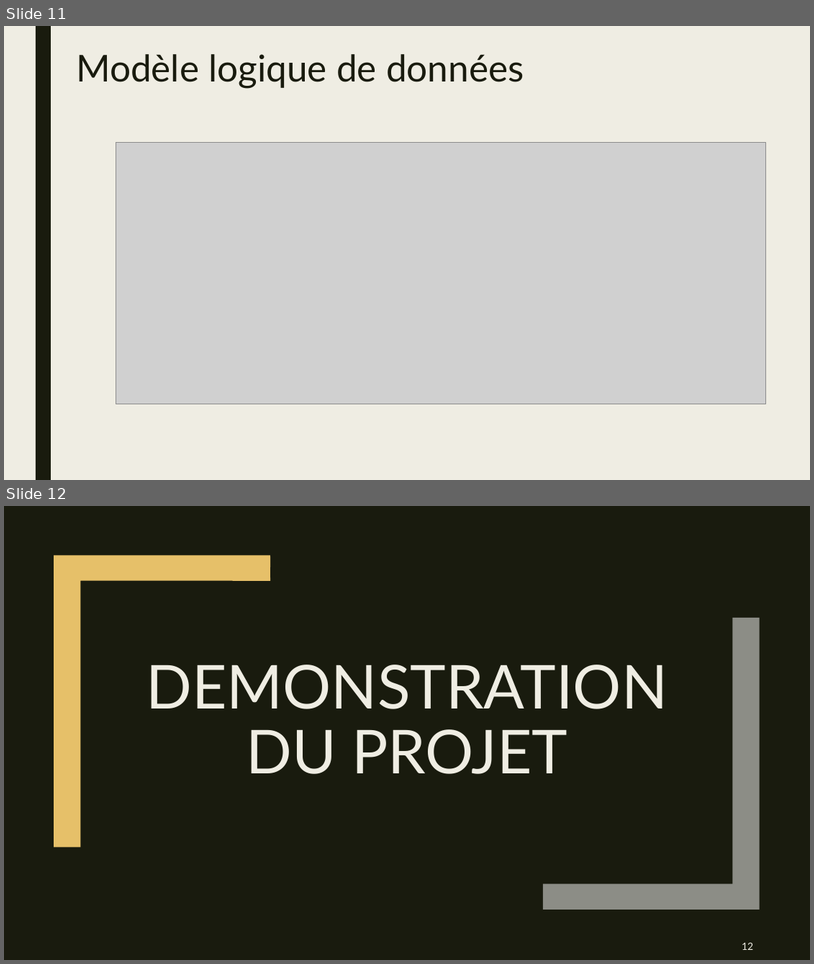
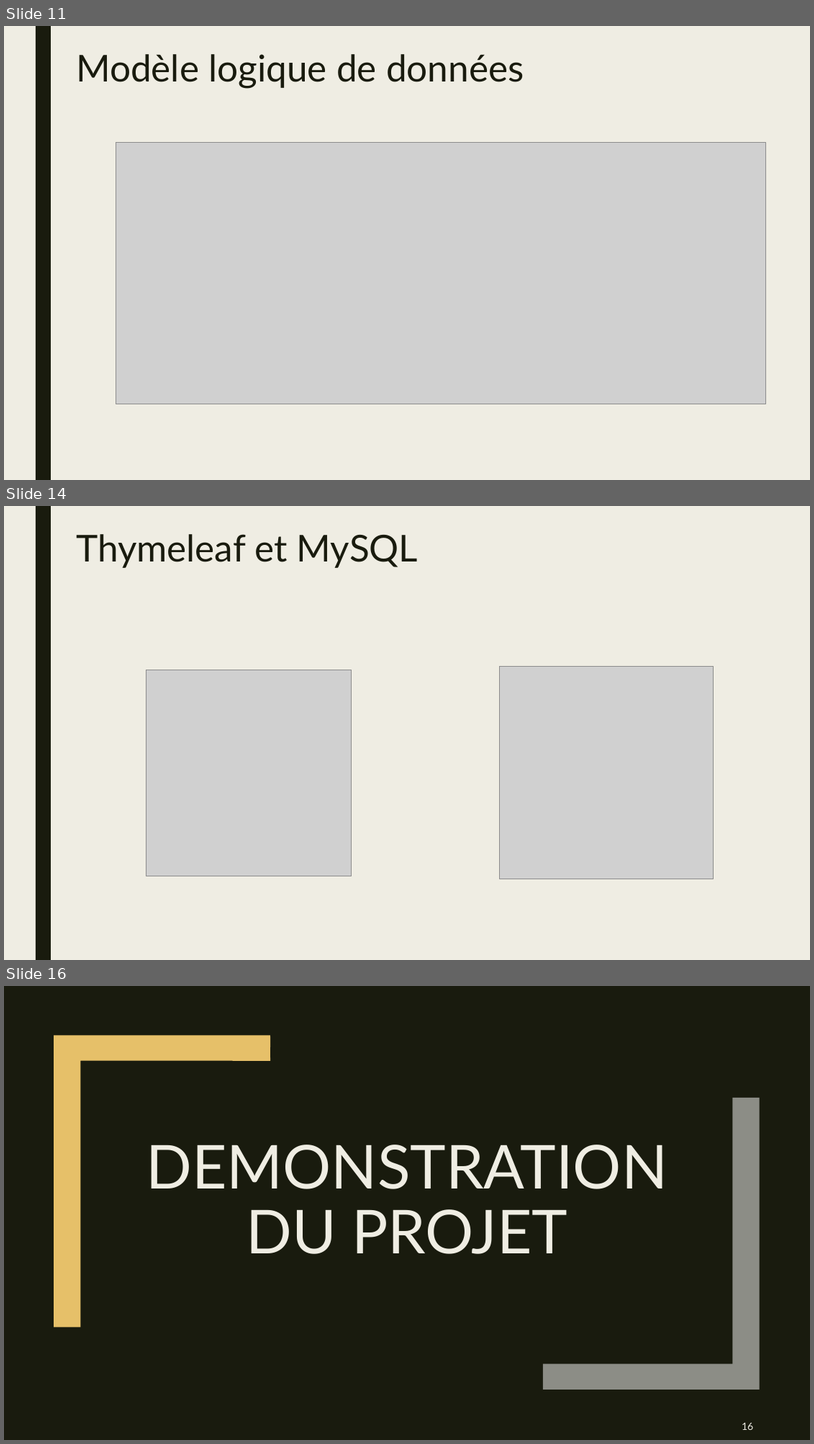
Before and after one commit to MaxenceVandekerckhove/super_hero, a slide deck: Documentation/PowerMap.pptx. Shown one above the other, each under a label of ours: slides 11 and 12 before the commit, slides 11, 14 and 16 after it; the slides between them are not shown. The pictures are 814x964 and 814x1444 pixels, drawn with LibreOffice and Linux fonts; fonts in the diff are those of the drawing; grey boxes stand for pictures. Boxes give left, top, right and bottom in pixels: in the first picture for what was removed or moved away, otherwise in the second. Text is boxed around its words. In the diff, an @@ line names an element or a change of style, - is before the commit and + after.

```diff
--- a/Documentation/PowerMap.pptx
+++ b/Documentation/PowerMap.pptx
@@ slide 14 added at box(4, 506, 810, 960), background #EFEDE3; not listed: 1 template element that a slide beside it also shows @@
@@ title added at box(76, 534, 419, 568), 44 pt, text #191B0E @@
+Thymeleaf et MySQL
@@ picture added at box(146, 669, 352, 875) @@
@@ picture added at box(500, 667, 714, 879) @@
@@ what was slide 12 is now slide 16 @@
@@ page number at box(742, 1422, 754, 1430): text changed @@
-12
+16
```
Also in this commit, not shown: 2 slides changed, 3 other slides added.
